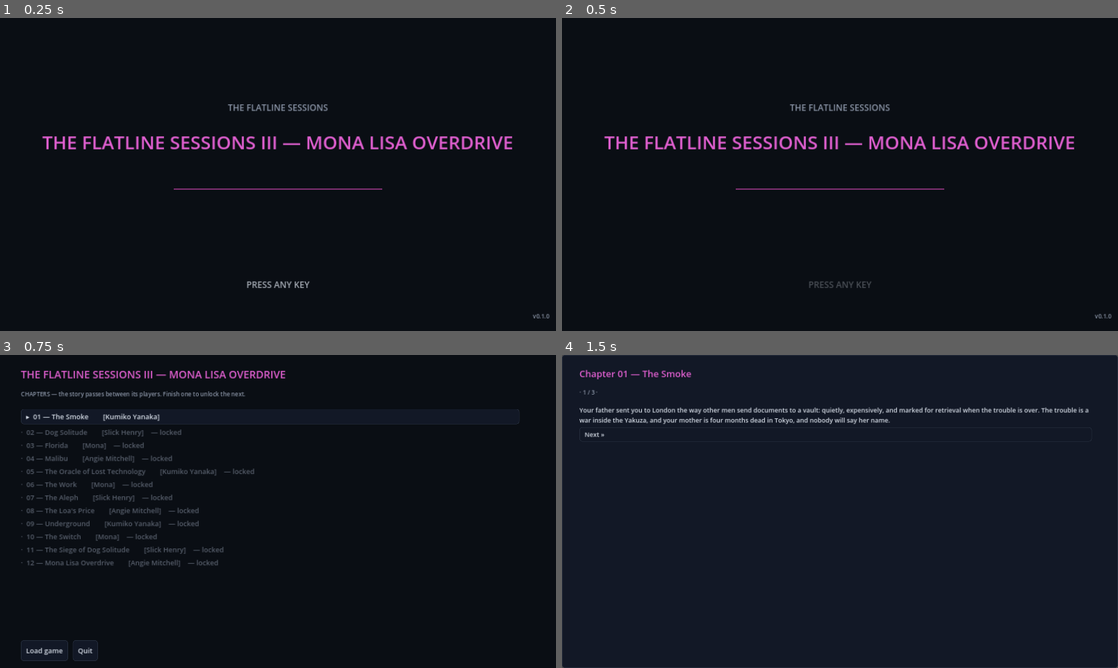
Above: before the commit, frames 1-4 (two rows, left to right).
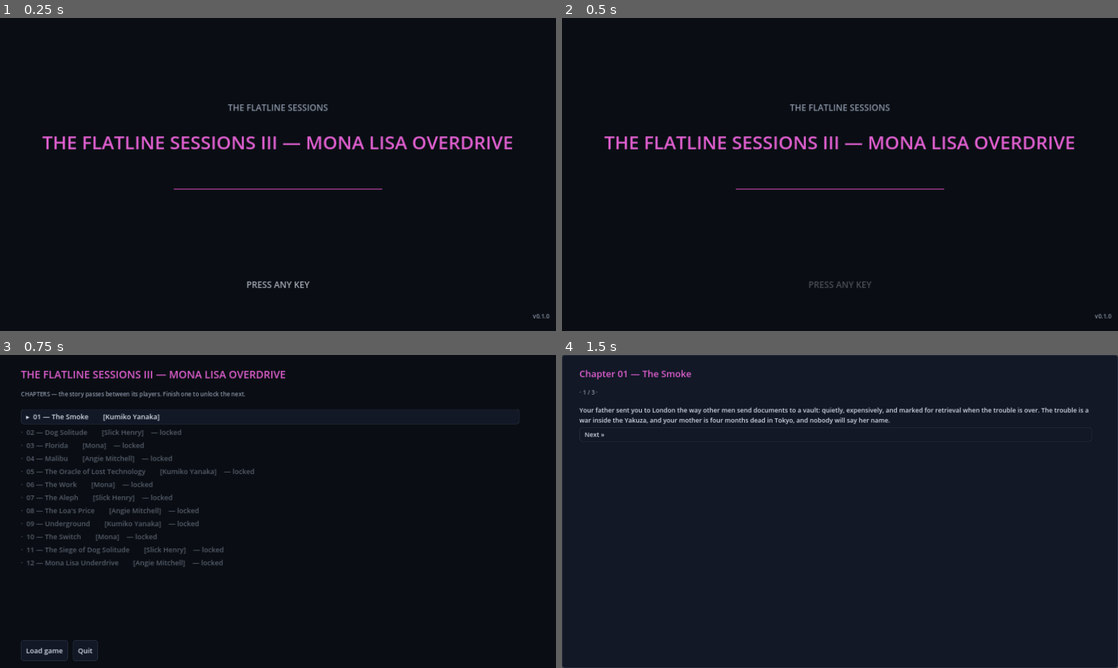
Above: after the commit, the same moments.

Repository: CryptoJones/TheFlatlineSessionsIII
Game: Godot game, scene res://scenes/Boot.tscn
Two runs of this game, one before a commit and one after it. Both use one fixed random seed, a clock stepped at 60 frames per second and the inputs below.
Inputs (mouse positions are in pixels of both pictures, inside the frame that each line leads up to):
- Up to frame 1 (0.25 s): no input
- Up to frame 2 (0.5 s): no input
- Up to frame 3 (0.75 s): tap Enter at 0.5 s; move the mouse to (400, 495) at 0.52 s; hold Right from 0.53 s (still down); tap I at 0.6 s; click (400, 495) at 0.67 s
- Up to frame 4 (1.5 s): release Right at 1.25 s; click "▸ 01 — The Smoke [Kumiko Yana…" at 1.25 s

Frames 1-2 are identical in both runs. In frame 3, 0.2% of the frame differs, in the area x 14-41%, y 65-68%; in frame 4, nothing differs.

Commit message:
docs: rename sequels and add album cover art

Diff:
--- a/data/chapters.json
+++ b/data/chapters.json
@@ -1,5 +1,5 @@
 {
-	"_note": "The Flatline Sessions III — Mona Lisa Overdrive. Chapter spine: the novel's four PoV braids (Kumiko / Slick / Mona / Angie) interleaved in novel order. All prose is our own, written in the book's tone — no verbatim novel text.",
+	"_note": "The Flatline Sessions III — Mona Lisa Underdrive. Chapter spine: four PoV campaign braids (Kumiko / Slick / Mona / Angie) interleaved in story order. All prose is our own original in-world writing.",
 	"game": "THE FLATLINE SESSIONS III — MONA LISA OVERDRIVE",
 	"chapters": [
 		{
@@ -224,7 +224,7 @@
 		},
 		{
 			"id": "ch12",
-			"title": "Mona Lisa Overdrive",
+			"title": "Mona Lisa Underdrive",
 			"pov": "angie",
 			"pov_name": "Angie Mitchell",
 			"pov_desc": "At the gray box at the end of every dream, where all the roads were always going.",
--- a/data/cyberspace/databases.json
+++ b/data/cyberspace/databases.json
@@ -1,5 +1,5 @@
 {
-	"_note": "Mona Lisa Overdrive matrix targets, gated per chapter. Angie's lace and the Factory trodes count as 'hardware' so the Jack In button appears. ICE here is story-scaled, not tactical.",
+	"_note": "Mona Lisa Underdrive matrix targets, gated per chapter. Angie's lace and the Factory trodes count as 'hardware' so the Jack In button appears. ICE here is story-scaled, not tactical.",
 	"databases": [
 		{
 			"id": "aleph_tap", "name": "The Aleph — Count's Tap", "chapter": "ch07",
--- a/data/items.json
+++ b/data/items.json
@@ -1,5 +1,5 @@
 {
-	"_note": "Mona Lisa Overdrive item catalog. type: hardware = matrix interface (enables Jack In), software = warez, skill = chipped skill, misc/key = story items (key items can't be sold).",
+	"_note": "Mona Lisa Underdrive item catalog. type: hardware = matrix interface (enables Jack In), software = warez, skill = chipped skill, misc/key = story items (key items can't be sold).",
 	"items": {
 		"colin_unit": {
 			"name": "Maas-Neotek unit (Colin)",
--- a/data/pax/bbs.json
+++ b/data/pax/bbs.json
@@ -1,5 +1,5 @@
 {
-	"_note": "Original, owned NET board messages — our prose, era of Mona Lisa Overdrive.",
+	"_note": "Original, owned NET board messages — our prose, era of Mona Lisa Underdrive.",
 	"messages": [
 		{
 			"to": "ALL",
--- a/data/pax/news.json
+++ b/data/pax/news.json
@@ -1,5 +1,5 @@
 {
-	"_note": "Original, owned NET news content in the era of Mona Lisa Overdrive — our prose.",
+	"_note": "Original, owned NET news content in the era of Mona Lisa Underdrive — our prose.",
 	"news": [
 		{
 			"headline": "Angela Mitchell Returns: Network Confirms Comeback Season",
--- a/project.godot
+++ b/project.godot
@@ -1,5 +1,5 @@
 ; Engine configuration file.
-; The Flatline Sessions III — Mona Lisa Overdrive
+; The Flatline Sessions III — Mona Lisa Underdrive
 ;
 ; Modern-look sequel built on the Flatline Sessions engine (neuromancer-godot).
 ; Open in Godot 4.x.
@@ -8,9 +8,9 @@
 
 [application]
 
-config/name="The Flatline Sessions III — Mona Lisa Overdrive"
+config/name="The Flatline Sessions III — Mona Lisa Underdrive"
 config/version="0.1.0"
-config/description="The Flatline Sessions III — a fan-made modern adventure after William Gibson's Mona Lisa Overdrive. Chapter-based, playable from every point of view: Kumiko, Slick Henry, Mona, and Angie Mitchell."
+config/description="The Flatline Sessions III — Mona Lisa Underdrive, a fan-made modern adventure after a famous cyberpunk trilogy. Chapter-based, playable from every point of view: Kumiko, Slick Henry, Mona, and Angie Mitchell."
 run/main_scene="res://scenes/Boot.tscn"
 config/features=PackedStringArray("4.3", "GL Compatibility")
 config/icon="res://icon.svg"
--- a/src/core/AudioManager.gd
+++ b/src/core/AudioManager.gd
@@ -20,7 +20,7 @@
 	"ch09": "ch09_underground",
 	"ch10": "ch10_the_switch",
 	"ch11": "ch11_siege_dog_solitude",
-	"ch12": "ch12_mona_lisa_overdrive",
+	"ch12": "ch12_mona_lisa_underdrive",
 }
 
 signal track_changed(track)
Binary file added: assets/album_art/the_flatline_sessions_iii_mona_lisa_underdrive.png
Binary file added: docs/album_art/the_flatline_sessions_iii_mona_lisa_underdrive.png
Not shown, changed: README.md
Not shown, changed: assets/audio/music/ch01_the_smoke.ogg
Not shown, changed: assets/audio/music/ch02_dog_solitude.ogg
Not shown, changed: assets/audio/music/ch03_florida.ogg
Not shown, changed: assets/audio/music/ch04_malibu.ogg
Not shown, changed: assets/audio/music/ch05_oracle_lost_tech.ogg
Not shown, changed: assets/audio/music/ch06_the_work.ogg
Not shown, changed: assets/audio/music/ch07_the_aleph.ogg
Not shown, changed: assets/audio/music/ch08_the_loas_price.ogg
Not shown, changed: assets/audio/music/ch09_underground.ogg
(and 11 more such lines)
